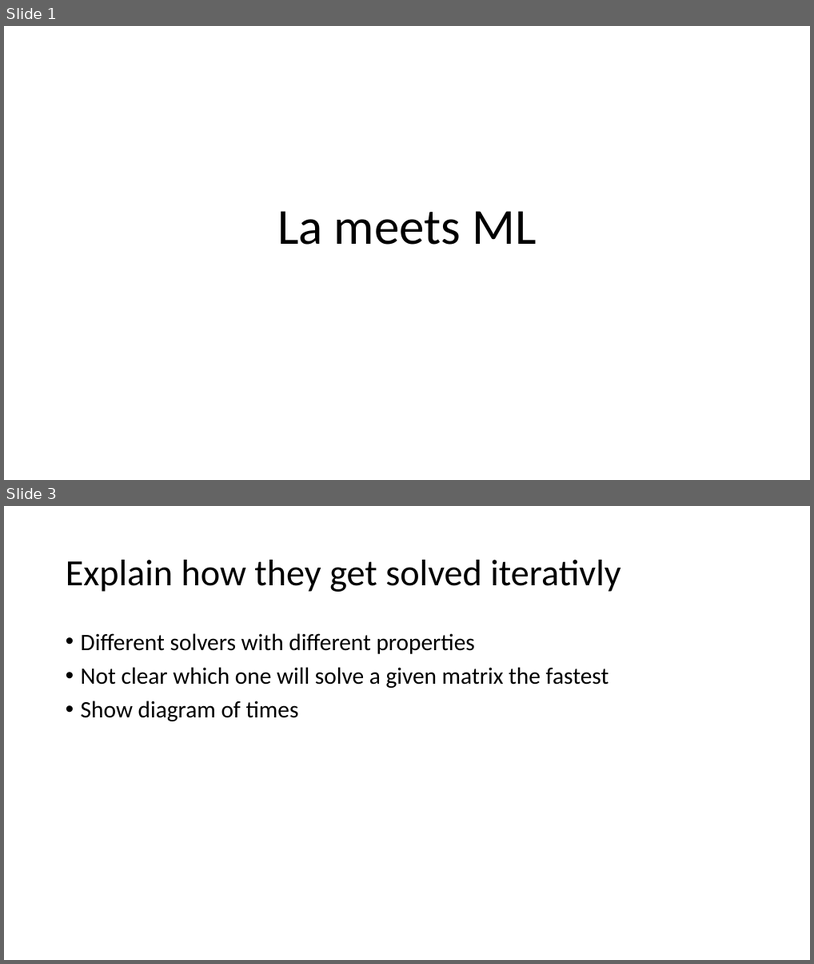
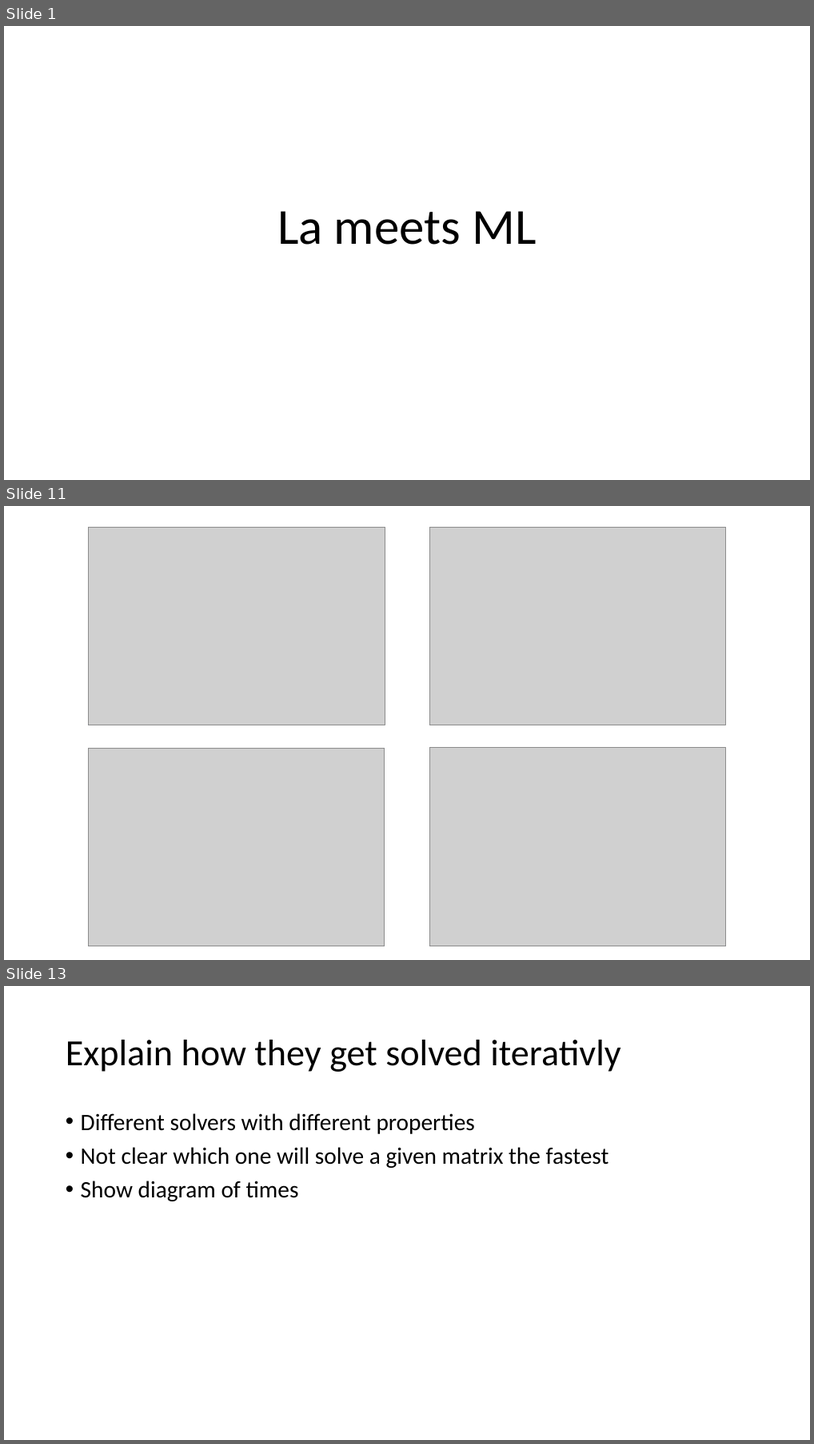
Before and after one commit to TheSlimvReal/PSE---LA-meets-ML, a slide deck: Final Presentation/La meets ML.pptx. Shown one above the other, each under a label of ours: slides 1 and 3 before the commit, slides 1, 11 and 13 after it; the slides between them are not shown. The pictures are 814x964 and 814x1444 pixels, drawn with LibreOffice and Linux fonts; fonts in the diff are those of the drawing; grey boxes stand for pictures. Boxes give left, top, right and bottom in pixels: in the first picture for what was removed or moved away, otherwise in the second. Text is boxed around its words. In the diff, an @@ line names an element or a change of style, - is before the commit and + after.

```diff
--- a/Final Presentation/La meets ML.pptx
+++ b/Final Presentation/La meets ML.pptx
@@ slide 11 added at (x1=4, y1=506, x2=810, y2=960), background #FFFFFF @@
@@ rectangle added at (x1=88, y1=527, x2=385, y2=725), fill #4472C4, outline #325491 1 pt @@
@@ picture added at (x1=88, y1=527, x2=386, y2=725) @@
@@ rectangle added at (x1=430, y1=527, x2=726, y2=725), fill #4472C4, outline #325491 1 pt @@
@@ picture added at (x1=430, y1=527, x2=726, y2=725) @@
@@ rectangle added at (x1=88, y1=748, x2=385, y2=946), fill #4472C4, outline #325491 1 pt @@
@@ picture added at (x1=88, y1=748, x2=385, y2=946) @@
@@ rectangle added at (x1=430, y1=748, x2=726, y2=946), fill #4472C4, outline #325491 1 pt @@
@@ picture added at (x1=430, y1=748, x2=726, y2=946) @@
@@ what was slide 3 is now slide 13 @@
```
Also in this commit, not shown: 1 slide changed, 9 other slides added.
